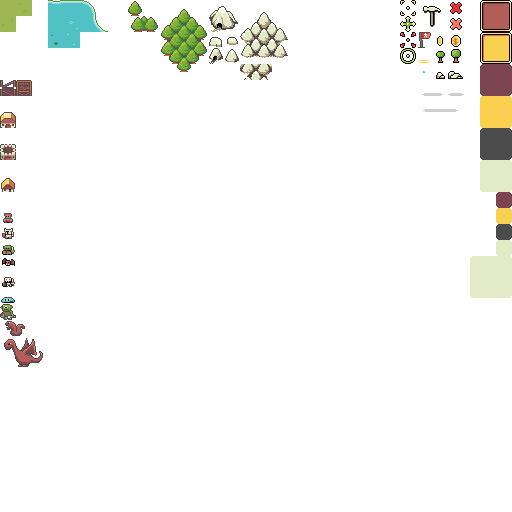
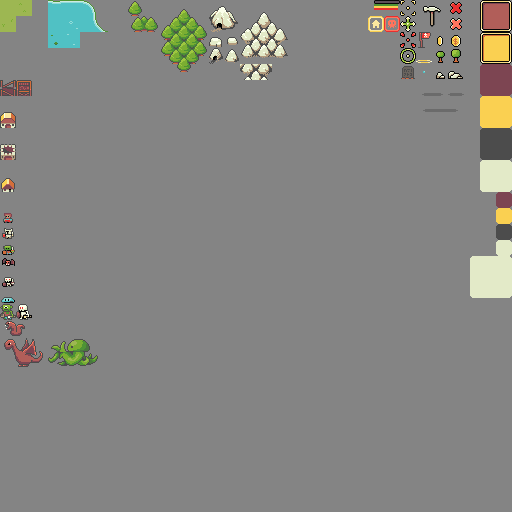
Two versions of the same layered image (512x512). Layer-by-layer changes:
painted on "units" (1st of 3, in "tiles") over <box>16,304,98,366</box>
added layer "Tiled Entities" in group "UI" over <box>368,16,400,32</box>
added layer "tombstone" in group "UI" over <box>401,66,415,79</box>
added layer "healthbars" in group "UI" over <box>374,0,425,73</box>
showed "bg" over <box>0,0,512,512</box>
